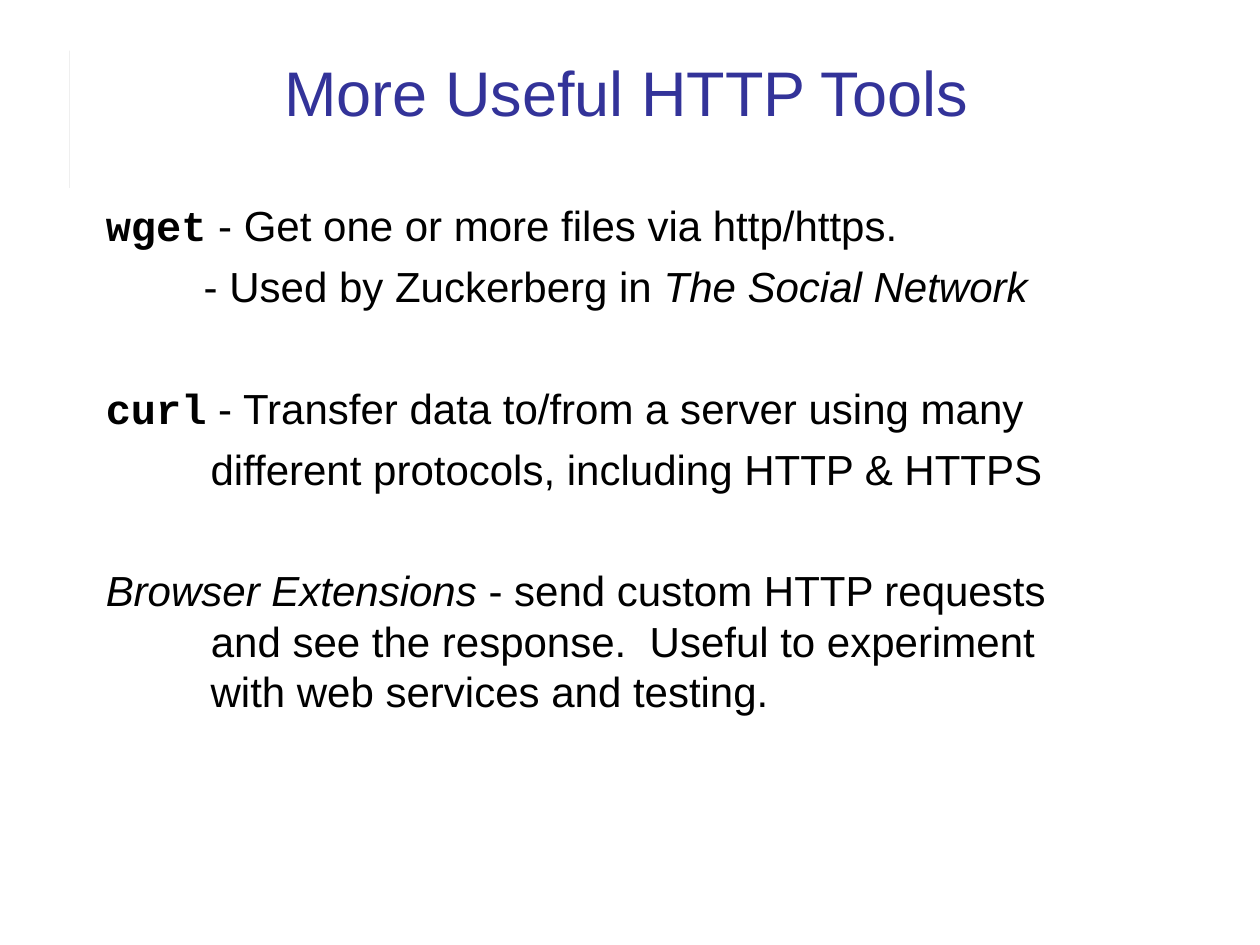
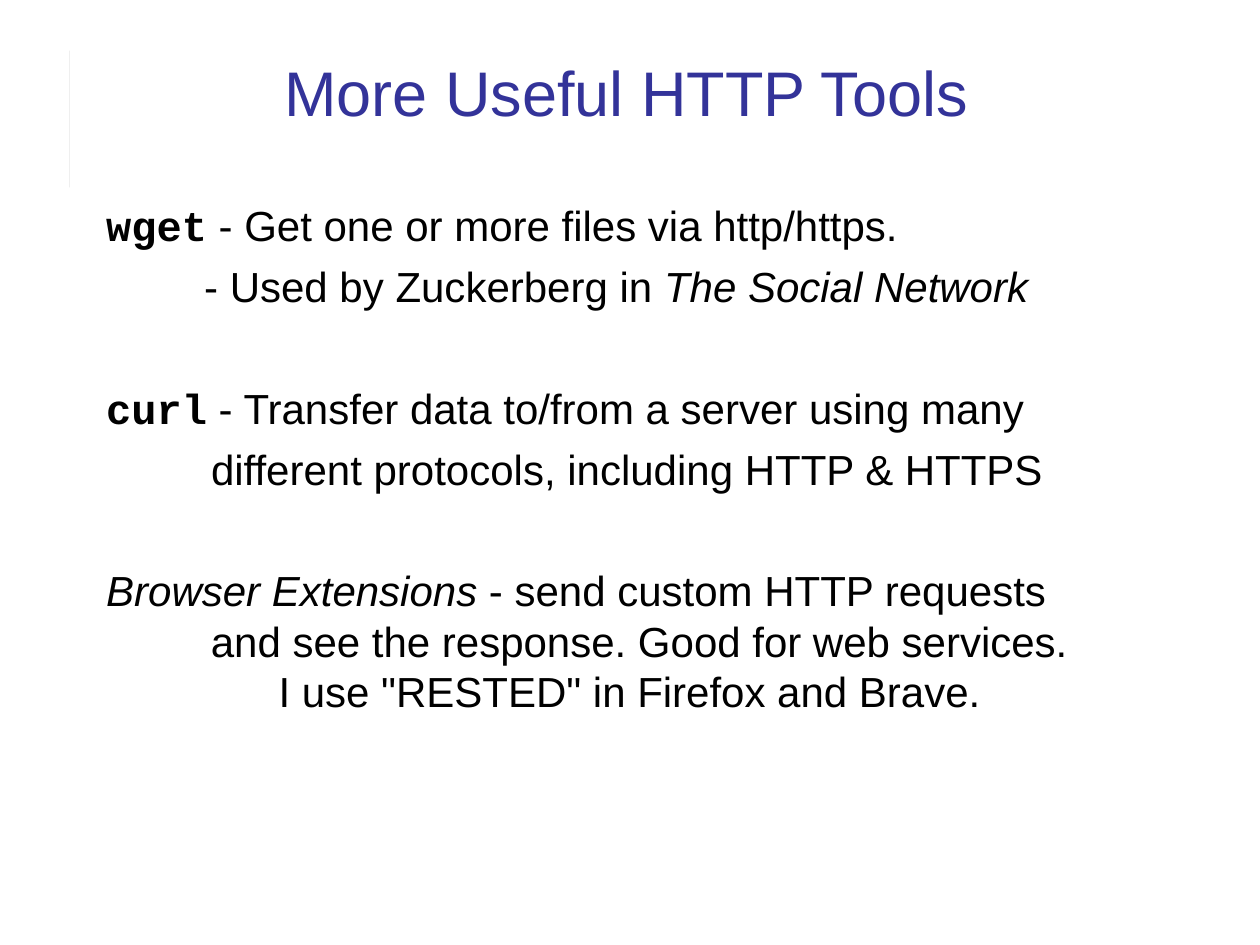
Before and after one commit to cpske/ISP, a slide deck: slide 30 of web/HTTP-in-Action.ppt (slide 24 before the commit). Drawn at 1260x945 pixels with LibreOffice and Linux fonts; fonts in the diff are those of the drawing. Boxes give left, top, right and bottom in pixels: in the first picture for what was removed or moved away, otherwise in the second. Text is boxed around its words. In the diff, an @@ line names an element or a change of style, - is before the commit and + after.

Commit message:
add HTTP exercises & clean-up text

```diff
--- a/web/HTTP-in-Action.ppt
+++ b/web/HTTP-in-Action.ppt
@@ text at (106, 575, 1068, 708): text changed @@
-Browser Extensions - send custom HTTP requests
-and see the response. Useful to experiment
-with web services and testing.
+Browser Extensions - send custom HTTP requests
+and see the response. Good for web services.
+I use "RESTED" in Firefox and Brave.
```
Also in this commit, not shown: 13 other slides changed, 6 slides added, 3 other files.
